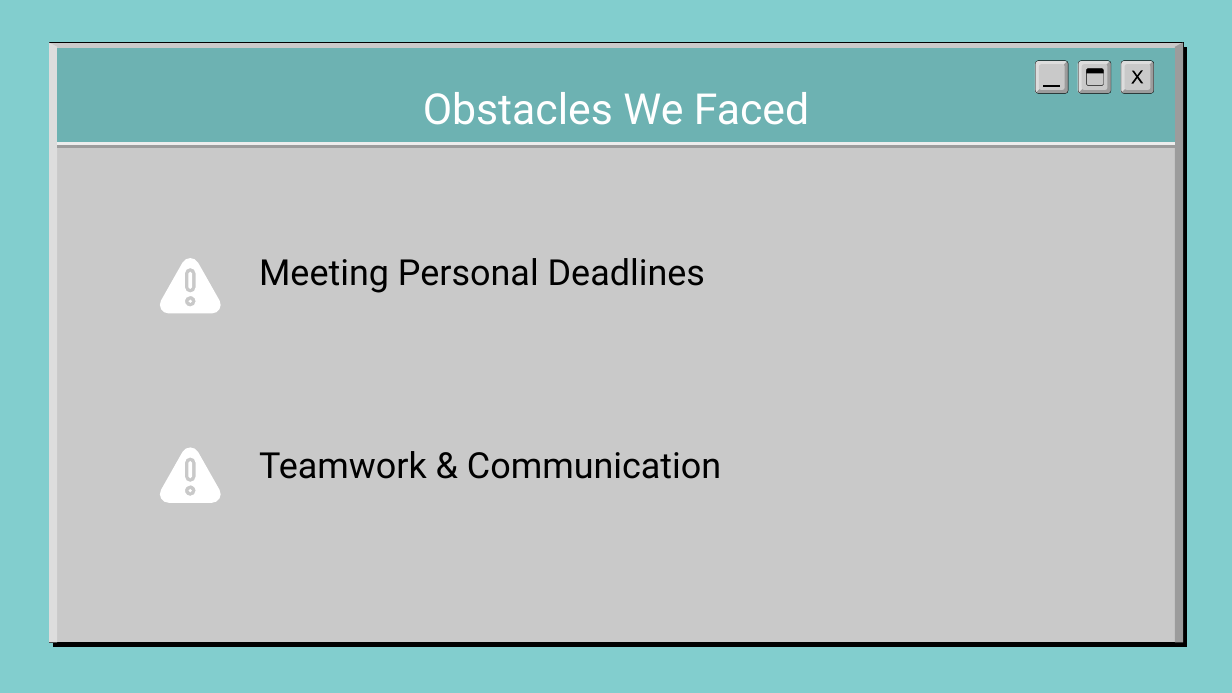
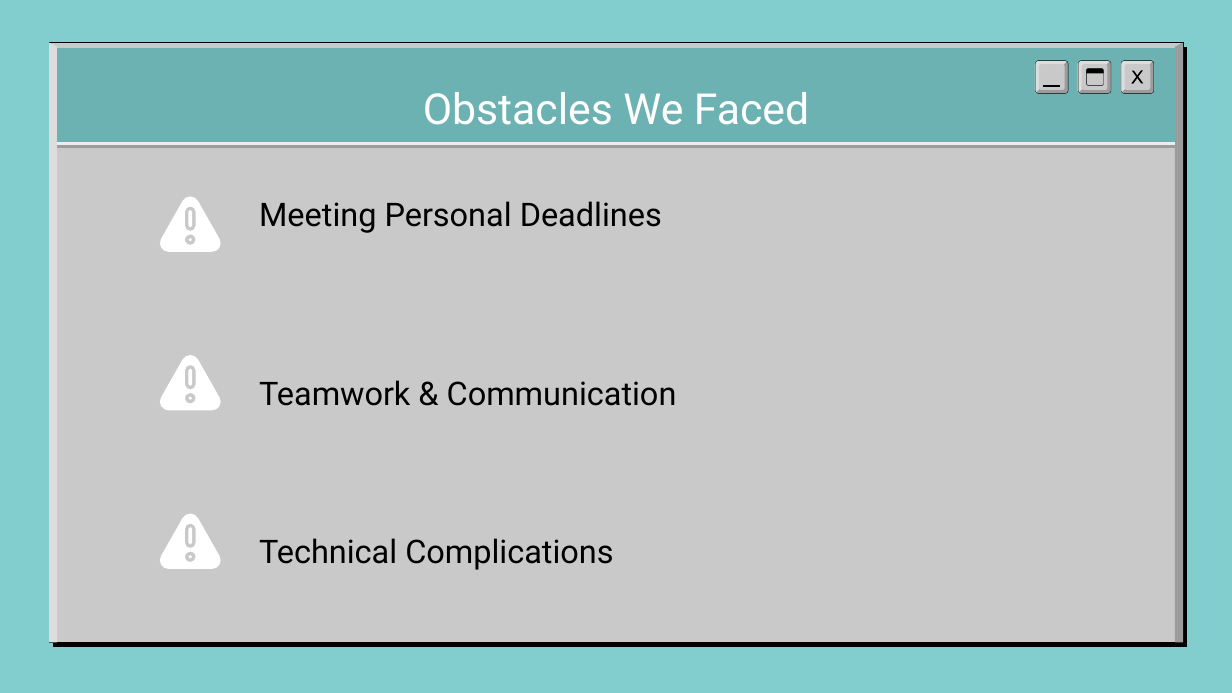
Before and after one commit to kabizzle/Word-Guessing-App, a slide deck: slide 8 of IT_Slides___1_.pptx. Drawn at 1232x693 pixels with LibreOffice and Linux fonts; fonts in the diff are those of the drawing; background and template pictures are left out. Boxes give left, top, right and bottom in pixels: in the first picture for what was removed or moved away, otherwise in the second. Text is boxed around its words. In the diff, an @@ line names an element or a change of style, - is before the commit and + after.

```diff
--- a/IT_Slides___1_.pptx
+++ b/IT_Slides___1_.pptx
@@ subtitle "Meeting Personal Deadlines": place and size @@
-subtitle "Meeting Personal Deadlines" at bbox=[259, 258, 705, 293]
+subtitle "Meeting Personal Deadlines" at bbox=[259, 201, 662, 233]
@@ subtitle "Meeting Personal Deadlines" at bbox=[259, 201, 662, 233]: size 21 to 19 pt @@
@@ 3 freeform shapes: place and size @@
-3 freeform shapes at bbox=[158, 257, 223, 313]
+3 freeform shapes at bbox=[158, 196, 223, 251]
@@ freeform shape: place and size @@
-freeform shape at bbox=[158, 447, 223, 503]
+freeform shape at bbox=[158, 355, 223, 410]
@@ freeform shape: place and size @@
-freeform shape at bbox=[188, 461, 192, 478]
+freeform shape at bbox=[188, 368, 192, 386]
@@ subtitle "Teamwork & Communication" at bbox=[259, 380, 677, 406]: size 21 to 19 pt @@
@@ subtitle "Teamwork & Communication": place and size @@
-subtitle "Teamwork & Communication" at bbox=[259, 451, 721, 479]
+subtitle "Teamwork & Communication" at bbox=[259, 380, 677, 406]
@@ freeform shape: place and size @@
-freeform shape at bbox=[188, 489, 192, 493]
+freeform shape at bbox=[188, 397, 192, 400]
@@ freeform shape added at bbox=[158, 514, 223, 569], fill #FFFFFF @@
@@ freeform shape added at bbox=[188, 527, 192, 545], fill #FFFFFF @@
@@ subtitle added at bbox=[259, 538, 613, 570], 19 pt, text #000000 @@
+Technical Complications
@@ freeform shape added at bbox=[188, 556, 192, 559], fill #FFFFFF @@
```
Also in this commit, not shown: 1 other slide changed.
